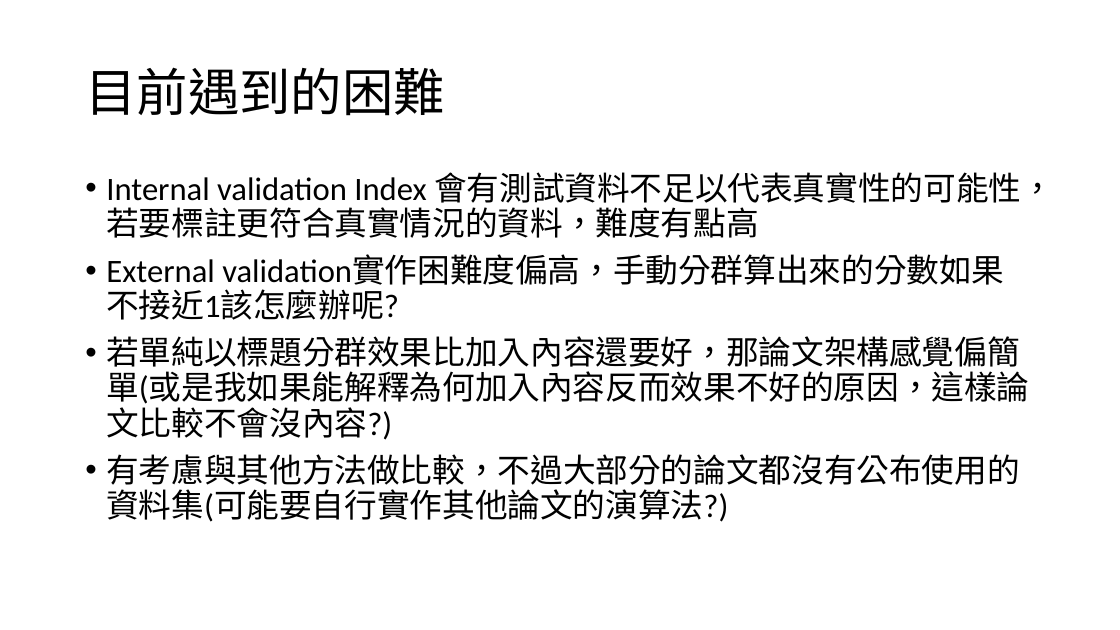
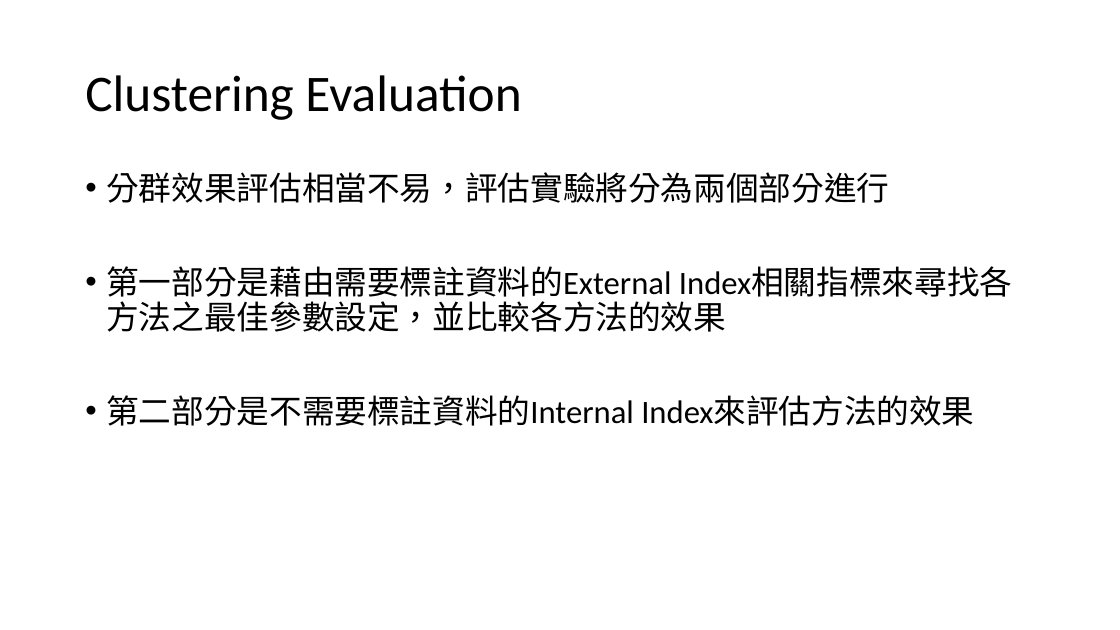
Before and after one commit to ZhongTing/HotTopicDetection, a slide deck: slide 23 of Hot-Topic-Detection.pptx (slide 35 before the commit). Drawn at 1120x630 pixels with LibreOffice and Linux fonts; fonts in the diff are those of the drawing. Boxes give left, top, right and bottom in pixels: in the first picture for what was removed or moved away, otherwise in the second. Text is boxed around its words. In the diff, an @@ line names an element or a change of style, - is before the commit and + after.

Commit message:
更新實驗數據

```diff
--- a/Hot-Topic-Detection.pptx
+++ b/Hot-Topic-Detection.pptx
@@ title at box(85, 75, 521, 120): text changed @@
-目前遇到的困難
+Clustering Evaluation
@@ text at box(106, 172, 974, 426): text changed @@
-• Internal validation Index 會有測試資料不足以代表真實性的可能性，若要標註更符合真實情況的資料，難度有點高
-• External validation實作困難度偏高，手動分群算出來的分數如果不接近1該怎麼辦呢?
-• 若單純以標題分群效果比加入內容還要好，那論文架構感覺偏簡單(或是我如果能解釋為何加入內容反而效果不好的原因，這樣論文比較不會沒內容?)
-• 有考慮與其他方法做比較，不過大部分的論文都沒有公布使用的資料集(可能要自行實作其他論文的演算法?)
+• 分群效果評估相當不易，評估實驗將分為兩個部分進行
+• 第一部分是藉由需要標註資料的External Index相關指標來尋找各方法之最佳參數設定，並比較各方法的效果
+• 第二部分是不需要標註資料的Internal Index來評估方法的效果
```
Also in this commit, not shown: 10 other slides changed, 24 slides added, 3 slides removed, 12 other files.
